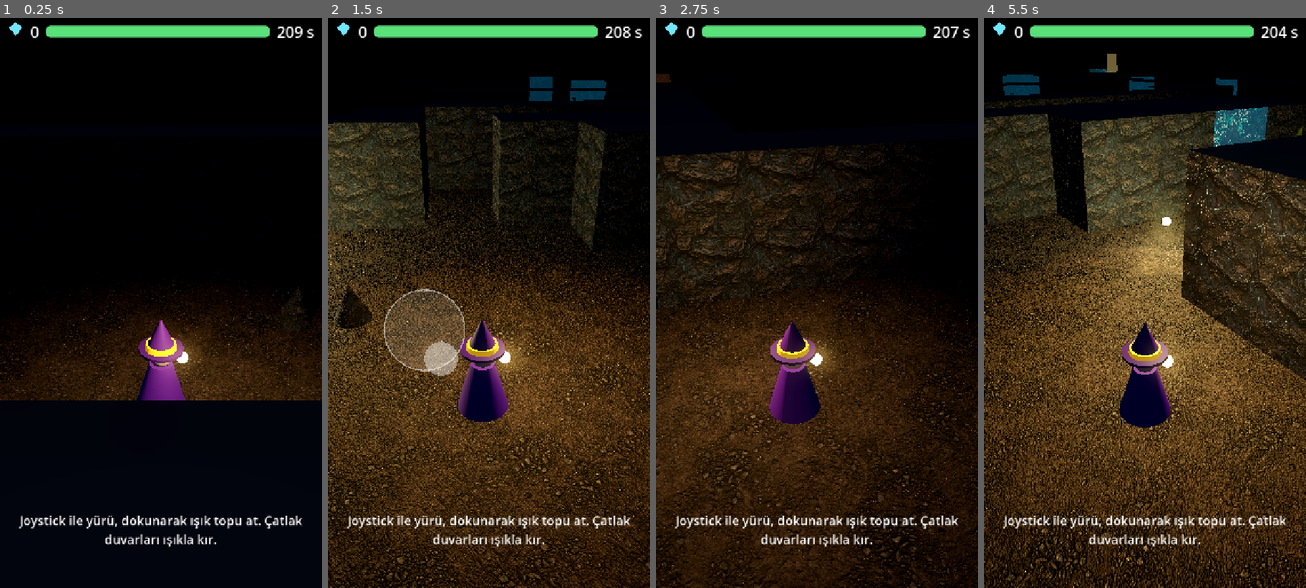
Above: before the commit, frames 1-4 (left to right).
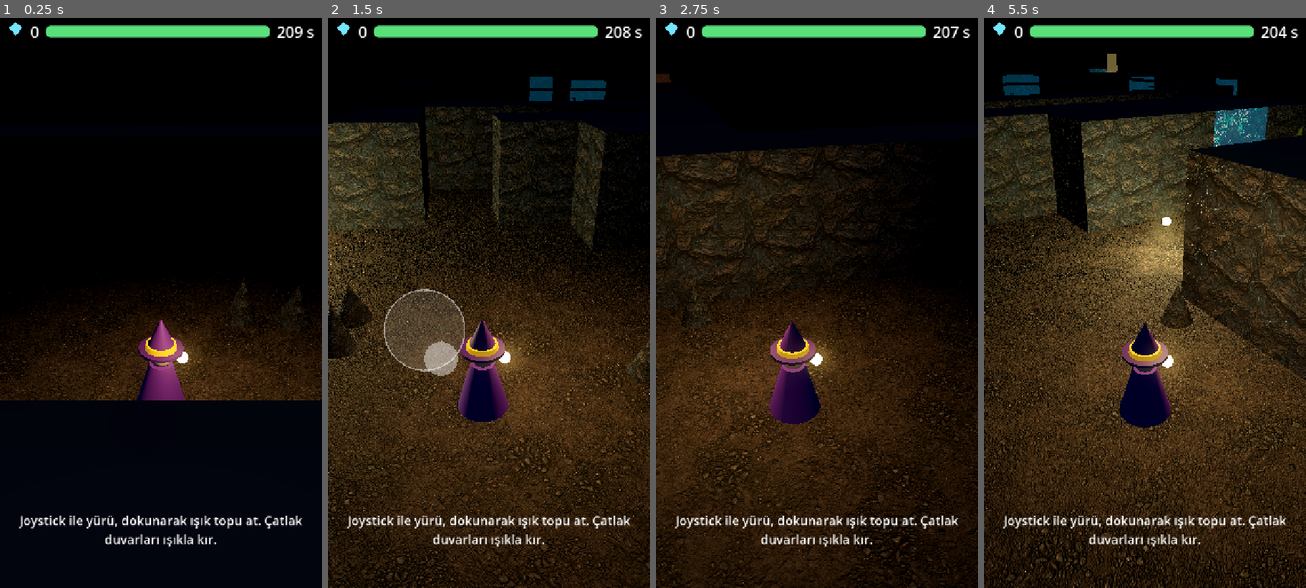
Above: after the commit, the same moments.

Repository: Arda-Avci/cadi-ciragi
Game: Godot game, scene res://main.tscn
The game is run twice, just before and just after one commit, with the same random seed, the same clock (stepped at 60 frames per second) and the same inputs.
Inputs (mouse positions are in pixels of both pictures, inside the frame that each line leads up to):
- Up to frame 1 (0.25 s): no input
- Up to frame 2 (1.5 s): tap Enter at 0.5 s; move the mouse to (559, 274) at 0.52 s; hold D 0.53-1.25 s; click (559, 274) at 0.67 s; drag from (424, 331) to (472, 417) at 1.27 s
- Up to frame 3 (2.75 s): move the mouse to (849, 177) at 2.02 s; hold D from 2.03 s (still down)
- Up to frame 4 (5.5 s): release D at 2.75 s; drag from (1128, 417) to (1048, 217) at 2.77 s; move the mouse to (1241, 388) at 3.52 s; hold A 3.53-4.25 s; drag from (1048, 217) to (1096, 160) at 4.27 s; move the mouse to (1161, 303) at 5.02 s; hold S from 5.03 s (still down); click (1161, 303) at 5.17 s

The runs differ from the first frame. In frame 1, 1.3% of the frame differs, in the area x 42-96%, y 45-68%; in frame 2, 9.3%; in frame 3, 0.8%; in frame 4, 17%, in the area x 0-100%, y 23-100%.

Commit message:
feat: maden yaratıklara otomatik ateş, hasar bağışıklığı, daha az hasar/yaratık, bitiş nedeni gösterimi, gölge kapalı

Diff:
--- a/godot_mine/enemy.gd
+++ b/godot_mine/enemy.gd
@@ -28,19 +28,19 @@
 		"spider":
 			hp = 2
 			speed = 3.4
-			touch_dmg = 6.0
+			touch_dmg = 4.0
 		"bat":
 			hp = 1
 			speed = 4.2
-			touch_dmg = 5.0
+			touch_dmg = 3.5
 		"wisp":
 			hp = 2
 			speed = 3.6
-			touch_dmg = 7.0
+			touch_dmg = 4.5
 		"golem":
 			hp = 5
 			speed = 1.9
-			touch_dmg = 12.0
+			touch_dmg = 8.0
 	var cs := CollisionShape3D.new()
 	var sh := SphereShape3D.new()
 	sh.radius = 0.6 if kind != "golem" else 0.9
--- a/godot_mine/main.gd
+++ b/godot_mine/main.gd
@@ -42,6 +42,8 @@
 var exit_gate: Node3D
 var yaw := 0.0                         # kahraman/kamera yönü (0 = -Z)
 var auto_dir := Vector3.ZERO
+var hurt_cd := 0.0
+var auto_cd := 0.0
 var exit_label: Label3D
 var need_cd := 0.0
 var riding = null                      # binilen maden arabası
@@ -577,9 +579,7 @@
 	lantern.light_color = Color(1.0, 0.82, 0.55)
 	lantern.light_energy = 2.0
 	lantern.omni_range = 8.5
-	lantern.shadow_enabled = true
-	lantern.shadow_bias = 0.06
-	lantern.shadow_normal_bias = 1.2
+	lantern.shadow_enabled = false  # gölge pahalı: web/telefonda takılmayı önler
 	lantern.position = Vector3(0.6, 2.6, 0.9)
 	player.add_child(lantern)
 	for mi in model.get_children():
@@ -646,7 +646,7 @@
 	for i in range(4):
 		_add_chest(_cell_pos(_random_floor_cell()) + Vector3(rng.randf_range(-0.8, 0.8), 0, rng.randf_range(-0.8, 0.8)))
 	var kinds := ["spider", "bat", "spider", "wisp", "golem"]
-	for i in range(14):
+	for i in range(11):
 		var c := _random_floor_cell()
 		_add_enemy(kinds[i % kinds.size()], _cell_pos(c))
 	for r in rooms:
@@ -931,6 +931,10 @@
 	lbl_tip.text = t(key)
 
 func hurt(amount: float, key: String) -> void:
+	if key == "hit":
+		if hurt_cd > 0.0:
+			return
+		hurt_cd = 1.0
 	meter -= amount
 	shake = 0.5
 	flash_rect.color = Color(1, 0.1, 0.1, 0.4)
@@ -1021,6 +1025,33 @@
 	orbs.append({"node": n, "vel": dir * 24.0, "slot": slot, "life": 1.4})
 
 # ---------------------------------------------------------------- döngü
+func _auto_fire(dt: float) -> void:
+	# yaratıklara otomatik ışık topu: yakındaki en yakın yaratık (görüş hattı açıksa) hedeflenir
+	auto_cd -= dt
+	if auto_cd > 0.0 or finished:
+		return
+	var best = null
+	var bd := 11.0
+	var from := player.global_position + Vector3(0, 1.1, 0)
+	var space := get_world_3d().direct_space_state
+	for e in enemies:
+		if not is_instance_valid(e) or not e.alive:
+			continue
+		var d: float = e.global_position.distance_to(player.global_position)
+		if d >= bd:
+			continue
+		var q := PhysicsRayQueryParameters3D.create(from, e.global_position + Vector3(0, 1.0, 0))
+		q.collision_mask = 1
+		if space.intersect_ray(q).is_empty():
+			bd = d
+			best = e
+	if best != null:
+		var dir: Vector3 = best.global_position - player.global_position
+		dir.y = 0
+		if dir.length() > 0.5:
+			cast_orb(dir.normalized())
+			auto_cd = 0.6
+
 func _auto_plan() -> void:
 	# test: başlangıçtan çıkışa BFS yolu
 	var prev := {}
@@ -1075,6 +1106,8 @@
 		cast_orb(Vector3(0.5, 0, -1.0).normalized())
 	elapsed += dt
 	cast_cd = maxf(0.0, cast_cd - dt)
+	hurt_cd = maxf(0.0, hurt_cd - dt)
+	_auto_fire(dt)
 	shake = maxf(0.0, shake - dt * 1.4)
 	flash_rect.color.a = maxf(0.0, flash_rect.color.a - dt * 1.6)
 	# oyuncu hareketi
@@ -1296,6 +1329,8 @@
 		tip("dark")
 	elif reason == "dead":
 		tip("dead")
+	if reason != "exit":
+		await get_tree().create_timer(1.6).timeout
 	var res := {"diamonds": diamonds, "potion": potion, "chests": chests, "meter": maxf(0.0, meter), "reason": reason}
 	var js := JSON.stringify(res)
 	if OS.has_feature("web"):
Not shown, changed: dist/i18n.js
Not shown, changed: dist/main.js
Not shown, changed: dist/version.js
Not shown, changed: mine/index.html
Not shown, changed: mine/index.pck
Not shown, changed: src/i18n.ts
Not shown, changed: src/main.ts
Not shown, changed: src/version.ts
Not shown, changed: sw.js
